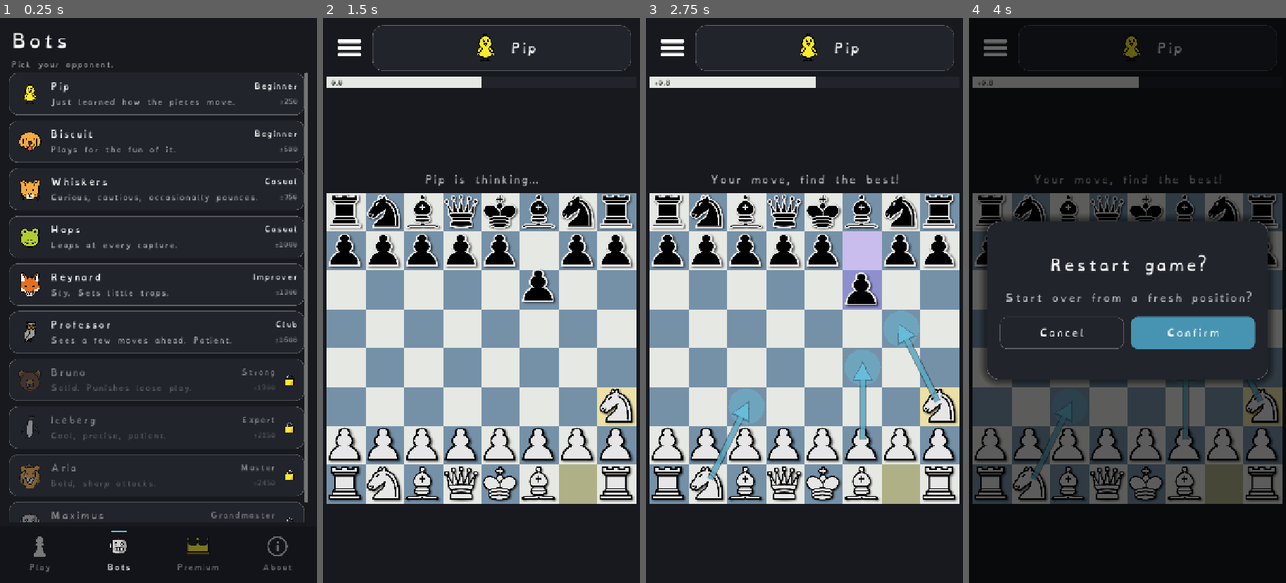
Above: before the commit, frames 1-4 (left to right).
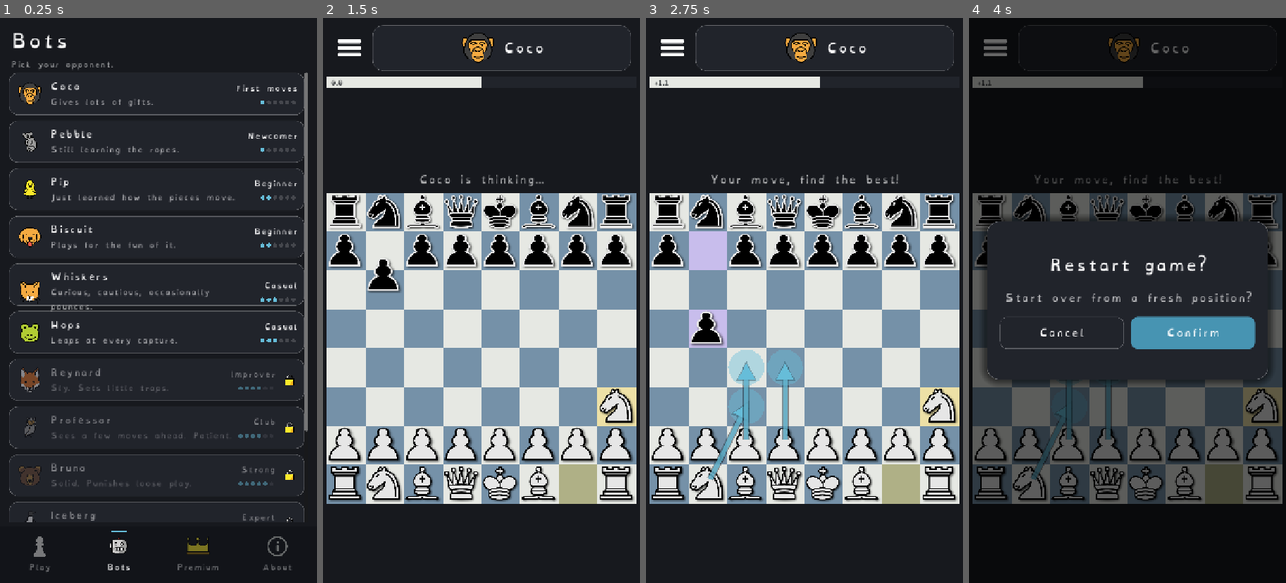
Above: after the commit, the same moments.

Repository: Hatscat/limpidchess
Game: Godot game, scene res://scenes/bots.tscn
Two runs of this game, one before a commit and one after it. Both use one fixed random seed, a clock stepped at 60 frames per second and the inputs below. This scene is started directly instead of the project's main scene.
Inputs (mouse positions are in pixels of both pictures, inside the frame that each line leads up to):
- Up to frame 1 (0.25 s): no input
- Up to frame 2 (1.5 s): click (478, 91) at 0.52 s; move the mouse to (481, 345) at 1.27 s; click (481, 345) at 1.42 s
- Up to frame 3 (2.75 s): tap Enter at 2 s; move the mouse to (741, 328) at 2.02 s; click (741, 328) at 2.17 s
- Up to frame 4 (4 s): click (994, 46) at 2.75 s; click "Restart game" at 3.5 s

The runs differ from the first frame. In frame 1, 6.0% of the frame differs, in the area x 5-98%, y 11-90%; in frame 2, 2.3%; in frame 3, 5.5%; in frame 4, 0.9%.

Commit message:
feat: enhance bot roster with new bots and difficulty indicators; update game logic for improved user experience

Diff:
--- a/assets/i18n/ui.csv
+++ b/assets/i18n/ui.csv
@@ -7,7 +7,7 @@
 %d blunder,%d blunder,%d gaffe,%d error grave
 %s got you this time.,%s got you this time.,%s t'a eu cette fois.,%s te ganó esta vez.
 %s is thinking…,%s is thinking…,%s réfléchit…,%s está pensando…
-"%s to move, find the best!","%s to move, find the best!","%s à jouer, trouve le meilleur !","%s para jugar, ¡encuentra el mejor!"
+"%s to move, find the best!","%s to move, find the best!","%s à jouer, trouve le meilleur coup !","%s para jugar, ¡encuentra el mejor!"
 %s wins!,%s wins!,%s gagnent !,¡%s ganan!
 "%s · one-time, forever","%s · one-time, forever","%s · achat unique, pour toujours","%s · compra única, para siempre"
 %s. Best was %s.,%s. Best was %s.,%s. Le meilleur était %s.,%s. El mejor fue %s.
@@ -46,6 +46,7 @@
 Expert,Expert,Expert,Experto
 FIND · THE · BEST · MOVE,FIND · THE · BEST · MOVE,TROUVE · LE · MEILLEUR · COUP,ENCUENTRA · EL · MEJOR · MOVIMIENTO
 Fifty moves without a pawn move or capture.,Fifty moves without a pawn move or capture.,Cinquante coups sans mouvement de pion ou capture.,Cincuenta movimientos sin movimiento de peón o captura.
+First moves,First moves,Premiers pas,Primeros pasos
 "Games played: %d
 Wins %d · Draws %d · Losses %d
 Best moves found: %d
@@ -74,10 +75,12 @@
 Just learned how the pieces move.,Just learned how the pieces move.,Sait comment bougent les pièces.,Acaba de aprender cómo se mueven las piezas.
 Language,Language,Langue,Idioma
 Leaps at every capture.,Leaps at every capture.,Saute sur chaque capture.,Salta en cada captura.
+Gives lots of gifts.,Gives lots of gifts.,Offre plein de cadeaux.,Regala muchas piezas.
 Master,Master,Maître,Maestro
 Menu,Menu,Menu,Menú
 Mistake,Mistake,Erreur,Error
 New game,New game,Nouvelle partie,Nuevo juego
+Newcomer,Newcomer,Novice,Novato
 No one ever won a game by resigning.,No one ever won a game by resigning.,Personne n'a jamais gagné une partie en abandonnant.,Nadie ha ganado nunca una partida abandonando.
 "No shame, every game teaches something.","No shame, every game teaches something.","Pas de honte, chaque partie enseigne quelque chose.","Sin vergüenza, cada partida enseña algo."
 Not enough material to checkmate.,Not enough material to checkmate.,Pas assez de matériel pour faire échec et mat.,Sin material suficiente para dar jaque mate.
@@ -108,6 +111,7 @@
 Stalemate,Stalemate,Pat,Ahogado
 Stalemate.,Stalemate.,Pat.,Ahogado.
 Start over from a fresh position?,Start over from a fresh position?,Recommencer depuis une nouvelle position ?,¿Empezar desde una nueva posición?
+Still learning the ropes.,Still learning the ropes.,Apprend encore les bases.,Todavía aprende lo básico.
 Strong,Strong,Fort,Fuerte
 THIS GAME,THIS GAME,CETTE PARTIE,ESTA PARTIDA
 The blunder! The best was %s.,The blunder! The best was %s.,Quelle gaffe ! Le meilleur était %s.,¡Un error grave! El mejor fue %s.
@@ -125,7 +129,7 @@
 White,White,Blancs,Blancas
 You gave up,You gave up,Tu as abandonné,Abandonaste
 You win!,You win!,Tu as gagné !,¡Ganaste!
-"Your move, find the best!","Your move, find the best!","À toi de jouer, trouve le meilleur !","Tu turno, ¡encuentra el mejor!"
+"Your move, find the best!","Your move, find the best!","À toi de jouer, trouve le meilleur coup !","Tu turno, ¡encuentra el mejor!"
 "[b]Chess pieces[/b]
 JohnPablok's improved Cburnett set (CC0), based on a design by Colin M. L. Burnett.
 [url=https://opengameart.org/content/chess-pieces-and-board-squares]opengameart.org[/url]
--- a/scripts/bots.gd
+++ b/scripts/bots.gd
@@ -79,18 +79,20 @@
 	var meta := VBoxContainer.new()
 	meta.size_flags_vertical = Control.SIZE_SHRINK_CENTER
 	meta.alignment = BoxContainer.ALIGNMENT_CENTER
+	meta.add_theme_constant_override("separation", 8)
 	meta.mouse_filter = Control.MOUSE_FILTER_IGNORE
 	var tier := Label.new()
 	tier.text = bot["tier"]
 	tier.add_theme_font_size_override("font_size", UI.FONT_CAPTION)
 	tier.horizontal_alignment = HORIZONTAL_ALIGNMENT_RIGHT
-	var elo := Label.new()
-	elo.text = "±%d" % bot["elo"]
-	elo.modulate = UI.TEXT_FADED
-	elo.add_theme_font_size_override("font_size", UI.FONT_CAPTION)
-	elo.horizontal_alignment = HORIZONTAL_ALIGNMENT_RIGHT
+	# Relative difficulty pips (not an Elo: the strengths aren't calibrated).
+	var pips := preload("res://scripts/ui/difficulty_pips.gd").new()
+	pips.set_level(int(bot.get("difficulty", 1)))
+	pips.size_flags_horizontal = Control.SIZE_SHRINK_END
+	pips.size_flags_vertical = Control.SIZE_SHRINK_CENTER
+	pips.mouse_filter = Control.MOUSE_FILTER_IGNORE
 	meta.add_child(tier)
-	meta.add_child(elo)
+	meta.add_child(pips)
 	hb.add_child(meta)
 
 	# Premium bots are dimmed and carry a lock until the player unlocks Premium.
--- a/scripts/chess/bot_roster.gd
+++ b/scripts/chess/bot_roster.gd
@@ -17,72 +17,86 @@
 
 const ALL := [
 	{
+		"id": "coco", "name": "Coco", "avatar": "monkey.png",
+		"tagline": "Gives lots of gifts.",
+		"difficulty": 1, "tier": "First moves",
+		"sf_skill": 0, "movetime": 40, "random_chance": 0.85,
+		"depth": 1, "weakness": 0.95,
+	},
+	{
+		"id": "pebble", "name": "Pebble", "avatar": "koala.png",
+		"tagline": "Still learning the ropes.",
+		"difficulty": 1, "tier": "Newcomer",
+		"sf_skill": 0, "movetime": 80, "random_chance": 0.5,
+		"depth": 1, "weakness": 0.9,
+	},
+	{
 		"id": "pip", "name": "Pip", "avatar": "chick.png",
 		"tagline": "Just learned how the pieces move.",
-		"elo": 250, "tier": "Beginner",
+		"difficulty": 2, "tier": "Beginner",
 		"sf_skill": 0, "movetime": 60,
 		"depth": 1, "weakness": 0.85,
 	},
 	{
 		"id": "biscuit", "name": "Biscuit", "avatar": "dog.png",
 		"tagline": "Plays for the fun of it.",
-		"elo": 500, "tier": "Beginner",
+		"difficulty": 2, "tier": "Beginner",
 		"sf_skill": 2, "movetime": 100,
 		"depth": 2, "weakness": 0.65,
 	},
 	{
 		"id": "whiskers", "name": "Whiskers", "avatar": "cat.png",
 		"tagline": "Curious, cautious, occasionally pounces.",
-		"elo": 750, "tier": "Casual",
+		"difficulty": 3, "tier": "Casual",
 		"sf_skill": 4, "movetime": 150,
 		"depth": 2, "weakness": 0.40,
 	},
 	{
 		"id": "hops", "name": "Hops", "avatar": "frog.png",
 		"tagline": "Leaps at every capture.",
-		"elo": 1000, "tier": "Casual",
+		"difficulty": 3, "tier": "Casual",
 		"sf_skill": 7, "movetime": 200,
 		"depth": 3, "weakness": 0.25,
 	},
 	{
 		"id": "reynard", "name": "Reynard", "avatar": "fox.png",
 		"tagline": "Sly. Sets little traps.",
-		"elo": 1300, "tier": "Improver",
+		"difficulty": 4, "tier": "Improver",
 		"sf_skill": 11, "movetime": 300,
-		"depth": 3, "weakness": 0.12,
+		"depth": 3, "weakness": 0.12, "premium": true
 	},
 	{
 		"id": "professor", "name": "Professor", "avatar": "owl.png",
 		"tagline": "Sees a few moves ahead. Patient.",
-		"elo": 1600, "tier": "Club",
+		"difficulty": 4, "tier": "Club",
 		"sf_skill": 15, "movetime": 450,
-		"depth": 4, "weakness": 0.04,
+		"depth": 4, "weakness": 0.04, "premium": true,
 	},
 	{
 		"id": "bruno", "name": "Bruno", "avatar": "bear.png",
 		"tagline": "Solid. Punishes loose play.",
-		"elo": 1900, "tier": "Strong",
+		"difficulty": 5, "tier": "Strong",
 		"sf_skill": 17, "movetime": 600,
 		"depth": 4, "weakness": 0.0, "premium": true,
 	},
 	{
 		"id": "iceberg", "name": "Iceberg", "avatar": "penguin.png",
 		"tagline": "Cool, precise, patient.",
-		"elo": 2150, "tier": "Expert",
+		"difficulty": 5, "tier": "Expert",
 		"sf_skill": 18, "movetime": 800,
 		"depth": 4, "weakness": 0.0, "premium": true,
 	},
 	{
 		"id": "aria", "name": "Aria", "avatar": "lion.png",
 		"tagline": "Bold, sharp attacks.",
-		"elo": 2450, "tier": "Master",
+		"difficulty": 6, "tier": "Master",
 		"sf_skill": 19, "movetime": 1100,
 		"depth": 4, "weakness": 0.0, "premium": true,
 	},
 	{
 		"id": "maximus", "name": "Maximus", "avatar": "robot.png",
 		"tagline": "Calculates without mercy.",
-		"elo": 2800, "tier": "Grandmaster",
+		"difficulty": 6, "tier": "Grandmaster",
 		"sf_skill": 20, "movetime": 1500,
 		"depth": 4, "weakness": 0.0, "premium": true,
 	},
@@ -106,4 +120,4 @@
 
 
 static func default() -> Dictionary:
-	return ALL[1]  # Biscuit — a gentle starting opponent
+	return get_by_id("pip")  # a gentle starting opponent (id-based, order-independent)
--- a/scripts/game.gd
+++ b/scripts/game.gd
@@ -22,14 +22,14 @@
 ## The suggested BEST move gets its own deep, single-line search so that "playing
 ## best" can actually match/beat the opponent (the shallow pass alone often picks
 ## a sub-optimal best the strong bots punish). Think time scales with the bot.
-const BEST_MOVETIME_MARGIN := 250  ## think a little longer than the opponent does
+const BEST_MOVETIME_MARGIN := 350  ## think a little longer than the opponent does
 const BEST_MOVETIME_FLOOR := 750   ## floor so suggestions stay sound vs weak bots (teaching)
-const BEST_MOVETIME_CAP := 2050    ## ceiling so the strongest bots' turns stay tolerable
+const BEST_MOVETIME_CAP := 2100    ## ceiling so the strongest bots' turns stay tolerable
 const OPENING_WINDOW_CP := 55
-const REVEAL_SLIDE_SEC := 0.9   ## slow bullet-time slide of the chosen piece
-const REVEAL_HOLD_SEC := 0.55   ## extra pause so the result can be read
+const REVEAL_SLIDE_SEC := 0.8   ## slow bullet-time slide of the chosen piece
+const REVEAL_HOLD_SEC := 0.75   ## extra pause so the result can be read
 const BOT_SLIDE_SEC := 0.35
-const END_DELAY := 1.3   ## hold the "Checkmate!" / "Stalemate." message before the review dialog
+const END_DELAY := 1.25   ## hold the "Checkmate!" / "Stalemate." message before the review dialog
 
 @onready var board: Control = %Board
 @onready var feedback: Label = %Feedback
@@ -427,7 +427,18 @@
 		return
 
 	var move := -1
-	if _use_sf and stockfish.available:
+	# Weakest bots play a random legal move part of the time. Stockfish even at
+	# Skill 0 is far too strong for a true beginner / child, so genuine ease needs
+	# weakening beyond Skill Level. A short beat keeps the move from feeling instant.
+	var rc: float = float(bot_def.get("random_chance", 0.0))
+	if rc > 0.0 and randf() < rc:
+		await get_tree().create_timer(0.35).timeout
+		if g != _gen:
+			return
+		var legal := rules.generate_legal_moves()
+		if not legal.is_empty():
+			move = int(legal[randi() % legal.size()])
+	if move == -1 and _use_sf and stockfish.available:
 		var uci: String = await stockfish.best_move(rules.get_fen(), {
 			"skill": bot_def.get("sf_skill", 10),
 			"movetime": bot_def.get("movetime", 200),
--- a/scripts/game_manager.gd
+++ b/scripts/game_manager.gd
@@ -33,6 +33,7 @@
 var is_premium := false
 var language := ""           ## chosen UI locale code; "" = follow the device language
 var sound_enabled := true    ## sound-effect cues on/off
+var last_bot_id := ""        ## id of the last bot played, so Home offers it again
 var games_today := 0
 var last_play_date := ""     ## "YYYY-MM-DD" of the last counted game
 
@@ -109,6 +110,7 @@
 	best_moves_found = 0
 	blunders_made = 0
 	current_bot = {}
+	last_bot_id = ""
 	_apply_locale()
 	_roll_day()
 
@@ -131,9 +133,10 @@
 ## Begin a game versus a bot. Consumes one of the day's free games for non-premium.
 func start_bot_game(bot: Dictionary, player_white := true) -> void:
 	current_bot = bot
+	last_bot_id = str(bot.get("id", ""))  # remembered so Home offers it again
 	player_is_white = player_white
 	pass_and_play = false
-	_count_game()
+	_count_game()  # persists (incl. last_bot_id)
 	get_tree().change_scene_to_file("res://scenes/game.tscn")
 
 
@@ -208,6 +211,7 @@
 	cfg.set_value("player", "is_premium", is_premium)
 	cfg.set_value("player", "language", language)
 	cfg.set_value("player", "sound_enabled", sound_enabled)
+	cfg.set_value("player", "last_bot_id", last_bot_id)
 	cfg.set_value("daily", "games_today", games_today)
 	cfg.set_value("daily", "last_play_date", last_play_date)
 	cfg.set_value("stats", "games_played", games_played)
@@ -227,6 +231,9 @@
 	is_premium = bool(cfg.get_value("player", "is_premium", false))
 	language = str(cfg.get_value("player", "language", ""))
 	sound_enabled = bool(cfg.get_value("player", "sound_enabled", true))
+	last_bot_id = str(cfg.get_value("player", "last_bot_id", ""))
+	if last_bot_id != "":
+		current_bot = BotRoster.get_by_id(last_bot_id)  # Home offers the last opponent
 	games_today = int(cfg.get_value("daily", "games_today", 0))
 	last_play_date = str(cfg.get_value("daily", "last_play_date", ""))
 	games_played = int(cfg.get_value("stats", "games_played", 0))
--- /dev/null
+++ b/scripts/ui/difficulty_pips.gd
@@ -0,0 +1,24 @@
+extends Control
+
+## A small RELATIVE difficulty meter: `level` filled dots out of TOTAL. Deliberately
+## not an Elo (the bot strengths aren't calibrated) — just a "how hard, roughly" cue.
+
+const TOTAL := 6
+const _DOT_R := 4.5
+const _STEP := 14.0
+
+var level := 1
+
+
+func set_level(l: int) -> void:
+	level = clampi(l, 0, TOTAL)
+	custom_minimum_size = Vector2(TOTAL * _STEP, 16.0)
+	queue_redraw()
+
+
+func _draw() -> void:
+	var y := size.y * 0.5
+	for i in TOTAL:
+		var cx := _DOT_R + i * _STEP
+		var col: Color = UI.ACCENT if i < level else Color(1, 1, 1, 0.16)
+		draw_circle(Vector2(cx, y), _DOT_R, col)
Binary file changed: assets/i18n/ui.en.translation
Binary file changed: assets/i18n/ui.es.translation
Binary file changed: assets/i18n/ui.fr.translation
Not shown, added: scripts/ui/difficulty_pips.gd.uid
